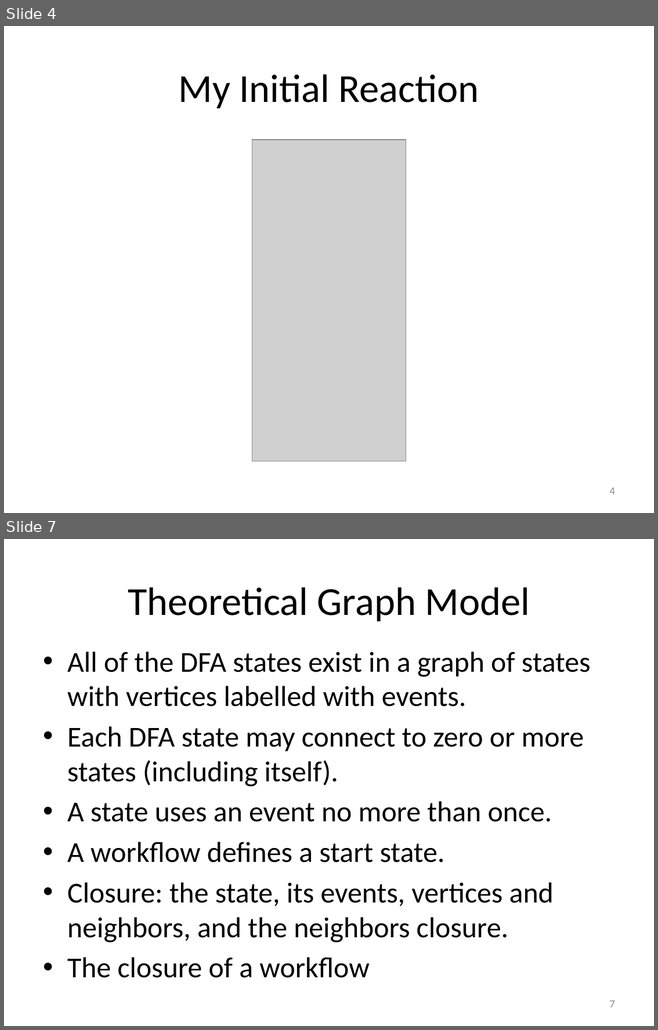
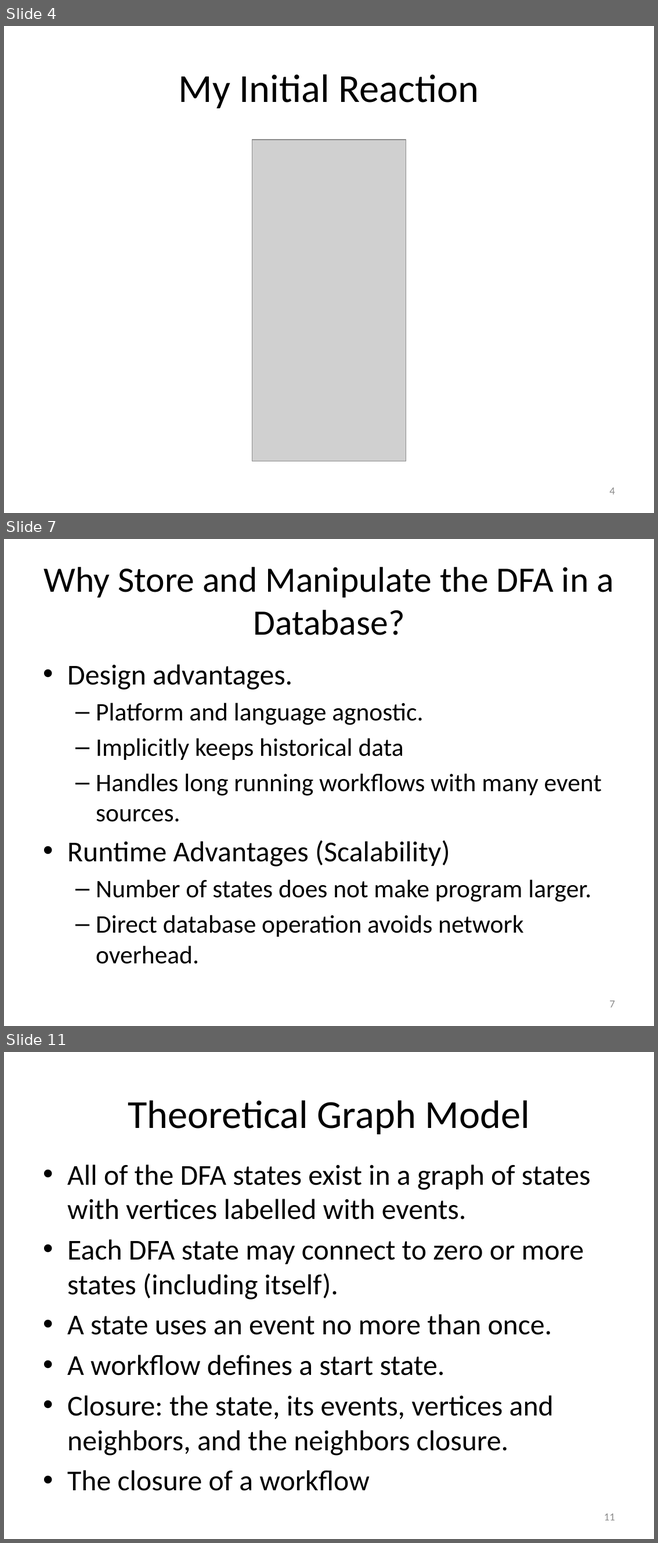
Before and after one commit to RichardRoda/DFA-Workflow-Model, a slide deck: Modeling Workflows with Event Driven DFA.pptx. Shown one above the other, each under a label of ours: slides 4 and 7 before the commit, slides 4, 7 and 11 after it; the slides between them are not shown. The pictures are 658x1030 and 658x1543 pixels, drawn with LibreOffice and Linux fonts; fonts in the diff are those of the drawing; grey boxes stand for pictures. Boxes give left, top, right and bottom in pixels: in the first picture for what was removed or moved away, otherwise in the second. Text is boxed around its words. In the diff, an @@ line names an element or a change of style, - is before the commit and + after.

Commit message:
Add discussion about design advantages and scalability of system.  Add A*BC FSM diagram.

```diff
--- a/Modeling Workflows with Event Driven DFA.pptx
+++ b/Modeling Workflows with Event Driven DFA.pptx
@@ slide 7 added at bbox=[4, 539, 654, 1026], background #FFFFFF @@
@@ title added at bbox=[44, 567, 614, 635], 39.6 pt, text #000000 @@
+Why Store and Manipulate the DFA in a Database?
@@ text added at bbox=[67, 664, 601, 964], 28 pt, text #000000 @@
+• Design advantages.
+  – Platform and language agnostic.
+  – Implicitly keeps historical data
+  – Handles long running workflows with many event sources.
+• Runtime Advantages (Scalability)
+  – Number of states does not make program larger.
+  – Direct database operation avoids network overhead.
@@ page number added at bbox=[609, 1001, 614, 1008], 12 pt, text #8C8C8C @@
+7
@@ what was slide 7 is now slide 11 @@
@@ page number at bbox=[604, 1514, 615, 1521]: text changed @@
-7
+11
```
Also in this commit, not shown: 3 slides changed, 6 other slides added, 2 other files.
